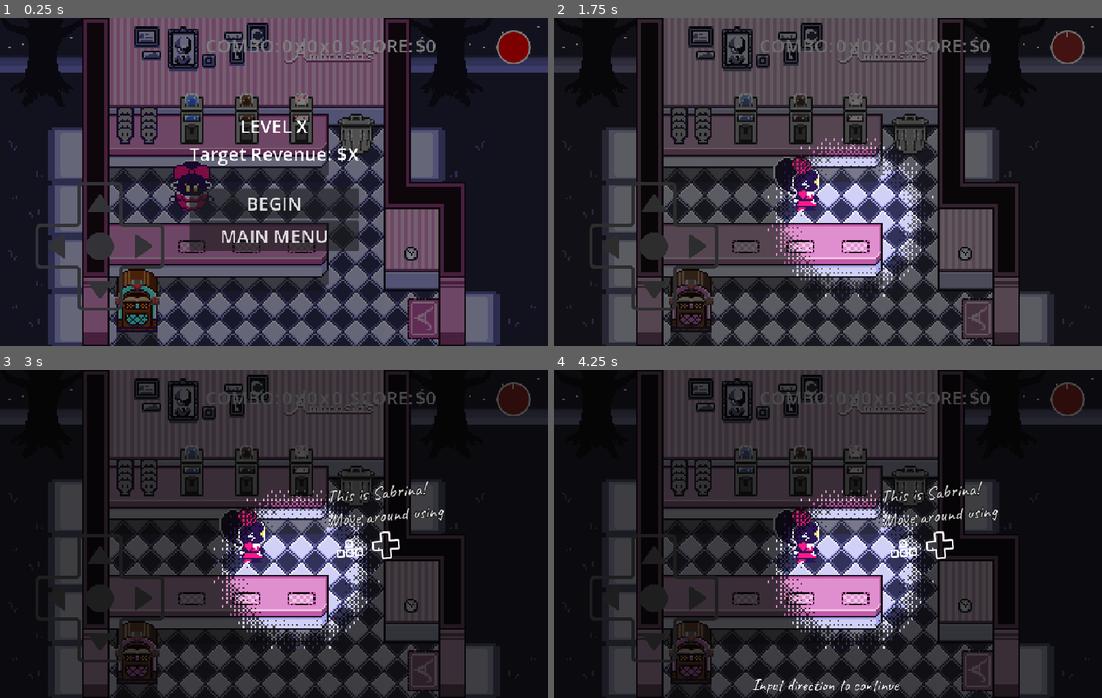
Above: before the commit, frames 1-4 (two rows, left to right).
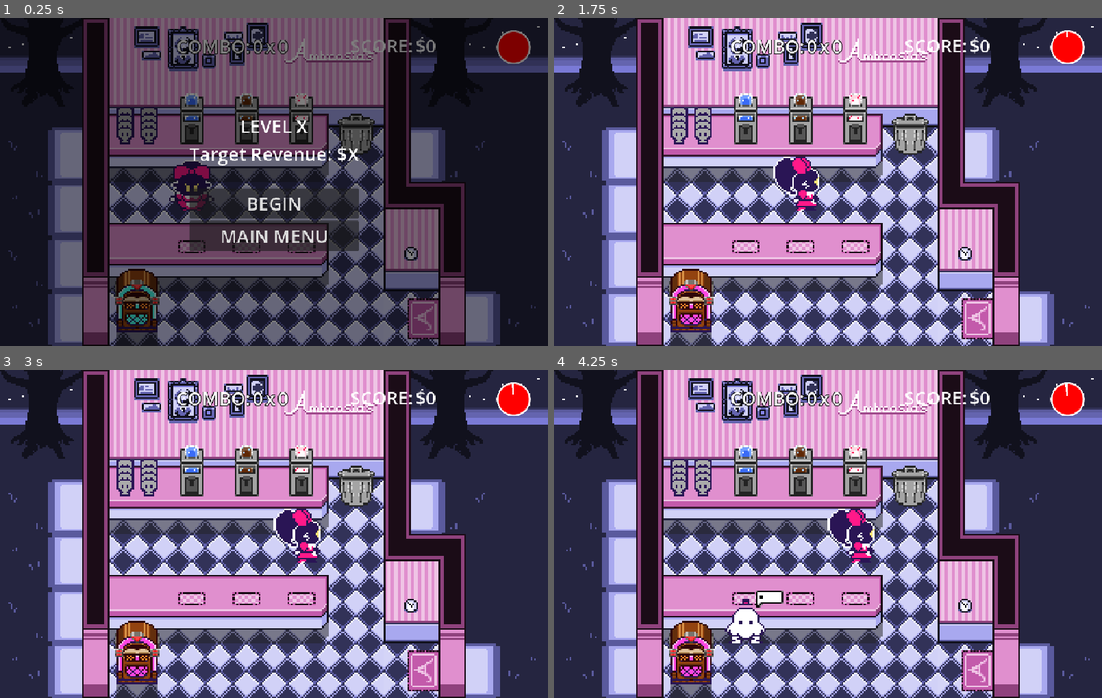
Above: after the commit, the same moments.

Repository: paperman5/godot-wild-95
Game: Godot game, scene res://map/levels/level_1.tscn
Same seed, same stepped clock (60 frames per second), same inputs: the game is played once before the commit and once after it.
Inputs (mouse positions are in pixels of both pictures, inside the frame that each line leads up to):
- Up to frame 1 (0.25 s): no input
- Up to frame 2 (1.75 s): click "BEGIN" at 0.5 s; tap Enter at 1.25 s; move the mouse to (948, 165) at 1.27 s; hold D (move_right) from 1.28 s (still down); click (948, 165) at 1.42 s
- Up to frame 3 (3 s): release D (move_right) at 2 s; drag from (164, 550) to (246, 599) at 2.02 s; tap Space at 2.75 s; move the mouse to (328, 461) at 2.77 s; hold D (move_right) from 2.78 s (still down)
- Up to frame 4 (4.25 s): release D (move_right) at 3.5 s; tap Enter at 3.5 s; drag from (800, 599) to (663, 484) at 3.52 s

The runs differ from the first frame. In frame 1, 2.1% of the frame differs, in the area x 6-63%, y 6-90%; in frame 2, 80%; in frame 3, 82%; in frame 4, 82%, in the area x 0-100%, y 0-100%.

Commit message:
Show combo text over customers

Diff:
--- /dev/null
+++ b/customer/combo_text.gd
@@ -0,0 +1,46 @@
+class_name ComboText
+extends RichTextLabel
+
+var shown_price := 0:
+	set(value):
+		shown_price = value
+		update_texts()
+		if is_instance_valid(price_text_timer) and value > 0:
+			price_text_timer.start(text_linger_time)
+var shown_bonus := 1.0:
+	set(value):
+		shown_bonus = value
+		update_texts()
+		if is_instance_valid(bonus_text_timer) and not is_equal_approx(value, 1.0):
+			bonus_text_timer.start(text_linger_time)
+var final := false
+var failed_order := false
+
+@export var text_linger_time := 2.0
+@export var matched_order_color := Color.WEB_GREEN
+@export var failed_order_color := Color.FIREBRICK
+@export var bonus_color := Color.GOLD
+
+@onready var price_text_timer := %PriceTextTimer as Timer
+@onready var bonus_text_timer := %BonusTextTimer as Timer
+
+func update_texts():
+	text = ""
+	if shown_price > 0:
+		var c := matched_order_color if not failed_order else failed_order_color
+		text = "[color=#%02x%02x%02x]$%d[/color]" % [c.r8, c.g8, c.b8, shown_price]
+	if not is_equal_approx(shown_bonus, 1.0):
+		var c := bonus_color
+		if text != "":
+			text += "\n"
+		text += "[color=#%02x%02x%02x]+%.2fx[/color]" % [c.r8, c.g8, c.b8, shown_bonus]
+	if final and text == "":
+		queue_free()
+
+
+func _on_price_text_timer_timeout() -> void:
+	shown_price = 0
+
+
+func _on_bonus_text_timer_timeout() -> void:
+	shown_bonus = 1.0
--- /dev/null
+++ b/customer/combo_text.tscn
@@ -0,0 +1,30 @@
+[gd_scene format=3 uid="uid://dj43dcocgbx0u"]
+
+[ext_resource type="Theme" uid="uid://55ic7fa2pnu2" path="res://misc/styles.tres" id="1_d8f3r"]
+[ext_resource type="Script" uid="uid://0mhdml8y2pd7" path="res://customer/combo_text.gd" id="2_ub42h"]
+
+[node name="ComboText" type="RichTextLabel" unique_id=1811031233]
+z_index = 10
+offset_left = -58.0
+offset_top = -56.0
+theme = ExtResource("1_d8f3r")
+theme_type_variation = &"CustomerCombo"
+bbcode_enabled = true
+text = "[color=gold]+$3[/color]
++1.25x"
+scroll_active = false
+horizontal_alignment = 2
+vertical_alignment = 2
+script = ExtResource("2_ub42h")
+metadata/_edit_lock_ = true
+
+[node name="PriceTextTimer" type="Timer" parent="." unique_id=1893099766 groups=["timers"]]
+unique_name_in_owner = true
+one_shot = true
+
+[node name="BonusTextTimer" type="Timer" parent="." unique_id=1637425865 groups=["timers"]]
+unique_name_in_owner = true
+one_shot = true
+
+[connection signal="timeout" from="PriceTextTimer" to="." method="_on_price_text_timer_timeout"]
+[connection signal="timeout" from="BonusTextTimer" to="." method="_on_bonus_text_timer_timeout"]
--- a/customer/customer.gd
+++ b/customer/customer.gd
@@ -26,6 +26,7 @@
 var thinking := true
 var eating := false
 var bonus := true
+var failed_order := false
 
 @export var customer_type := CustomerType.Nightwalker:
 	set(value):
@@ -51,6 +52,8 @@
 @onready var thinking_timer := %ThinkingTimer as Timer
 @onready var bonus_timer := %BonusTimer as Timer
 @onready var music_sync := %MusicSyncComponent as MusicSyncComponent
+@onready var combo_root := %ComboRoot as Node2D
+@onready var combo_text := %ComboText as ComboText
 
 func _ready() -> void:
 	if not Engine.is_editor_hint():
@@ -59,6 +62,7 @@
 		randomize_order()
 		thinking_bubble.show()
 		bubble_root.hide()
+		combo_text.text = ""
 		music_sync.advance_every_n_beats = 4
 		thinking_timer.start(think_time)
 		music_sync.starting_animation = anim_library_keys[customer_type] + "/idle_down"
@@ -97,32 +101,43 @@
 		return
 	var order_i = find_matching_order(order)
 	var matched = order_i >= 0
+	failed_order = failed_order or (not matched)
+	combo_text.failed_order = failed_order
 	served.emit(order, matched)
 	orders_given.append(order)
 	if not matched:
+		combo_text.shown_bonus = 1.0
 		if is_instance_of(order, IceCream) and wants_icecream():
 			for oi in range(len(orders_left)):
 				if is_instance_of(orders_left[oi], IceCream):
 					orders_left[oi].hide()
 					orders_left.remove_at(oi)
+					combo_text.shown_price += roundi(GameManager.level.ice_cream_score * GameManager.level.failed_order_multiplier)
 					break
 		elif is_instance_of(order, CookedFood) and wants_cooked_food():
 			for oi in range(len(orders_left)):
 				if is_instance_of(orders_left[oi], CookedFood):
 					orders_left[oi].hide()
 					orders_left.remove_at(oi)
+					combo_text.shown_price += roundi(GameManager.level.food_score * GameManager.level.failed_order_multiplier)
 					break
 	else:
+		if is_instance_of(orders_left[order_i], IceCream):
+			combo_text.shown_price += roundi(GameManager.level.ice_cream_score)
+		elif is_instance_of(orders_left[order_i], CookedFood):
+			combo_text.shown_price += roundi(GameManager.level.food_score)
+		if bonus:
+			combo_text.shown_bonus += GameManager.level.combo_bonus
 		orders_left[order_i].hide()
 		orders_left.remove_at(order_i)
 	if len(orders_left) <= 0:
-		# TODO: Check if all orders are correct
-		start_eating(true)
+		start_eating(not failed_order)
 	else:
 		bubble_fit_orders()
 
 func start_eating(_order_matched : bool):
-	order_bubble.hide()
+	bubble_root.hide()
+	thinking_bubble.hide()
 	music_sync.advance_every_n_beats = 1
 	eat_wait_timer.start(eat_wait_time)
 	eating = true
@@ -202,6 +217,11 @@
 
 func finished_eating():
 	left_seat.emit(orig_orders, bonus)
+	combo_text.final = true
+	var prev_pos := combo_root.global_position
+	combo_root.get_parent().remove_child(combo_root)
+	GameManager.level.add_child(combo_root)
+	combo_root.global_position = prev_pos
 	queue_free()
 
 func _on_thinking_timer_timeout():
--- a/customer/customer.tscn
+++ b/customer/customer.tscn
@@ -8,6 +8,7 @@
 [ext_resource type="Texture2D" uid="uid://dv5d13kmfdvth" path="res://customer/CustomerThinking.png" id="5_kyy7l"]
 [ext_resource type="Texture2D" uid="uid://bolreaaehah0j" path="res://customer/OrderBubble.png" id="6_cslmy"]
 [ext_resource type="Texture2D" uid="uid://t5gts47cv6e6" path="res://customer/OrderBubble_Tail.png" id="7_y5xyn"]
+[ext_resource type="PackedScene" uid="uid://dj43dcocgbx0u" path="res://customer/combo_text.tscn" id="9_p00no"]
 [ext_resource type="PackedScene" uid="uid://xidsrps2e7ya" path="res://misc/music_sync_component.tscn" id="9_wfglr"]
 
 [sub_resource type="Animation" id="Animation_f5n86"]
@@ -73,6 +74,18 @@
 "update": 0,
 "values": [Vector2(11, -27)]
 }
+tracks/5/type = "value"
+tracks/5/imported = false
+tracks/5/enabled = true
+tracks/5/path = NodePath("OrderBubble/ComboRoot:position")
+tracks/5/interp = 1
+tracks/5/loop_wrap = true
+tracks/5/keys = {
+"times": PackedFloat32Array(0),
+"transitions": PackedFloat32Array(1),
+"update": 0,
+"values": [Vector2(2, -18)]
+}
 
 [sub_resource type="AnimationLibrary" id="AnimationLibrary_tamf7"]
 _data = {
@@ -132,6 +145,18 @@
 "update": 0,
 "values": [Vector2(12, -34)]
 }
+tracks/4/type = "value"
+tracks/4/imported = false
+tracks/4/enabled = true
+tracks/4/path = NodePath("OrderBubble/ComboRoot:position")
+tracks/4/interp = 1
+tracks/4/loop_wrap = true
+tracks/4/keys = {
+"times": PackedFloat32Array(0),
+"transitions": PackedFloat32Array(1),
+"update": 0,
+"values": [Vector2(2, -27)]
+}
 
 [sub_resource type="Animation" id="Animation_86350"]
 resource_name = "idle_down"
@@ -227,6 +252,18 @@
 "update": 0,
 "values": [Vector2(13, -37)]
 }
+tracks/4/type = "value"
+tracks/4/imported = false
+tracks/4/enabled = true
+tracks/4/path = NodePath("OrderBubble/ComboRoot:position")
+tracks/4/interp = 1
+tracks/4/loop_wrap = true
+tracks/4/keys = {
+"times": PackedFloat32Array(0),
+"transitions": PackedFloat32Array(1),
+"update": 0,
+"values": [Vector2(2, -29)]
+}
 
 [sub_resource type="Animation" id="Animation_wfglr"]
 resource_name = "idle_down"
@@ -334,6 +371,18 @@
 "update": 0,
 "values": [Vector2(11, -27)]
 }
+tracks/5/type = "value"
+tracks/5/imported = false
+tracks/5/enabled = true
+tracks/5/path = NodePath("OrderBubble/ComboRoot:position")
+tracks/5/interp = 1
+tracks/5/loop_wrap = true
+tracks/5/keys = {
+"times": PackedFloat32Array(0),
+"transitions": PackedFloat32Array(1),
+"update": 0,
+"values": [Vector2(1, -20)]
+}
 
 [sub_resource type="Animation" id="Animation_cslmy"]
 resource_name = "idle_down"
@@ -428,6 +477,18 @@
 "transitions": PackedFloat32Array(1),
 "update": 0,
 "values": [Vector2(13, -40)]
+}
+tracks/4/type = "value"
+tracks/4/imported = false
+tracks/4/enabled = true
+tracks/4/path = NodePath("OrderBubble/ComboRoot:position")
+tracks/4/interp = 1
+tracks/4/loop_wrap = true
+tracks/4/keys = {
+"times": PackedFloat32Array(0),
+"transitions": PackedFloat32Array(1),
+"update": 0,
+"values": [Vector2(3, -32)]
 }
 
 [sub_resource type="Animation" id="Animation_tx8pg"]
@@ -548,7 +609,7 @@
 
 [node name="BubbleNinePatch" type="NinePatchRect" parent="OrderBubble/BubbleRoot" unique_id=998653209]
 unique_name_in_owner = true
-z_index = -1
+z_index = 1
 anchors_preset = -1
 offset_left = -8.0
 offset_top = -15.0
@@ -564,10 +625,18 @@
 
 [node name="BubbleTail" type="Sprite2D" parent="OrderBubble/BubbleRoot" unique_id=783858799]
 unique_name_in_owner = true
+z_index = 2
 texture = ExtResource("7_y5xyn")
 offset = Vector2(-3, 4)
 metadata/_edit_lock_ = true
 
+[node name="ComboRoot" type="Marker2D" parent="OrderBubble" unique_id=879893635]
+unique_name_in_owner = true
+position = Vector2(2, -18)
+
+[node name="ComboText" parent="OrderBubble/ComboRoot" unique_id=1811031233 instance=ExtResource("9_p00no")]
+unique_name_in_owner = true
+
 [node name="EatWaitTimer" type="Timer" parent="." unique_id=1888844217 groups=["timers"]]
 unique_name_in_owner = true
 one_shot = true
--- a/food/ice_cream.tscn
+++ b/food/ice_cream.tscn
@@ -14,6 +14,7 @@
 shader_parameter/rainbow = false
 
 [node name="IceCream" type="Node2D" unique_id=24763253 node_paths=PackedStringArray("stack_pos") groups=["food"]]
+z_index = 3
 script = ExtResource("2_on6e3")
 stack_pos = NodePath("Stack0")
 
--- a/game/game_ui.gd
+++ b/game/game_ui.gd
@@ -12,8 +12,8 @@
 	if OS.has_feature("web_android") or OS.has_feature("web_ios"):
 		dpad.show()
 	else:
-		dpad.show()
-		#dpad.hide()
+		#dpad.show()
+		dpad.hide()
 
 func set_money(value):
 	money_label.text = "$" + str(value)
--- a/game/game_ui.tscn
+++ b/game/game_ui.tscn
@@ -75,26 +75,29 @@
 anchors_preset = -1
 anchor_left = 0.5
 anchor_right = 0.5
-offset_left = -96.0
-offset_top = 22.0
-offset_right = 96.0
-offset_bottom = 76.0
+offset_left = -171.0
+offset_top = 23.0
+offset_right = 69.0
+offset_bottom = 77.0
 grow_horizontal = 2
 size_flags_vertical = 4
 
 [node name="Label" type="Label" parent="HBoxContainer" unique_id=192875762]
 layout_mode = 2
+theme_override_constants/outline_size = 6
 theme_override_font_sizes/font_size = 32
 text = "COMBO:"
 
 [node name="ComboBase" type="Label" parent="HBoxContainer" unique_id=2025984724]
 unique_name_in_owner = true
 layout_mode = 2
+theme_override_constants/outline_size = 6
 theme_override_font_sizes/font_size = 32
 text = "0"
 
 [node name="Label2" type="Label" parent="HBoxContainer" unique_id=1964453741]
 layout_mode = 2
+theme_override_constants/outline_size = 6
 theme_override_font_sizes/font_size = 32
 text = "x"
 vertical_alignment = 1
@@ -102,18 +105,7 @@
 [node name="ComboMult" type="Label" parent="HBoxContainer" unique_id=1339755128]
 unique_name_in_owner = true
 layout_mode = 2
-theme_override_font_sizes/font_size = 32
-text = "0"
-
-[node name="Label3" type="Label" parent="HBoxContainer" unique_id=1558673512]
-layout_mode = 2
-theme_override_font_sizes/font_size = 32
-text = "x"
-vertical_alignment = 1
-
-[node name="ComboMult2" type="Label" parent="HBoxContainer" unique_id=225103234]
-unique_name_in_owner = true
-layout_mode = 2
+theme_override_constants/outline_size = 6
 theme_override_font_sizes/font_size = 32
 text = "0"
 
--- a/game/tutorial_manager.gd
+++ b/game/tutorial_manager.gd
@@ -17,7 +17,7 @@
 var tutorial_active := false
 # NEED TO KEEP A REFERENCE SO THE SCRIPT DOESN'T GET DEREFERENCED AND FAIL
 var current_tutorial : TutorialScript
-var skip_tutorials := false
+var skip_tutorials := true
 
 # Called when the node enters the scene tree for the first time.
 func _ready() -> void:
--- a/map/levels/level_3.tscn
+++ b/map/levels/level_3.tscn
@@ -11,7 +11,7 @@
 [ext_resource type="PackedScene" uid="uid://dp4apy3l6khat" path="res://map/counter.tscn" id="7_engu6"]
 
 [node name="Level3" unique_id=594946845 instance=ExtResource("1_3dnot")]
-customer_food_chance = 0.25
+customer_food_chance = 1.0
 music = ExtResource("2_sc5sv")
 
 [node name="Floor" type="TileMapLayer" parent="." index="0" unique_id=1684205611]
--- a/misc/styles.tres
+++ b/misc/styles.tres
@@ -1,8 +1,18 @@
 [gd_resource type="Theme" format=3 uid="uid://55ic7fa2pnu2"]
 
+[ext_resource type="FontFile" uid="uid://vbsvuc7d43s5" path="res://font/hope_gold.ttf" id="1_hec11"]
 [ext_resource type="FontFile" uid="uid://ccxkmgxlnhemk" path="res://font/Caveat-VariableFont_wght.ttf" id="1_hijok"]
 
 [resource]
+CustomerCombo/base_type = &"RichTextLabel"
+CustomerCombo/colors/default_color = Color(0, 0.5176471, 0, 1)
+CustomerCombo/colors/font_outline_color = Color(1, 1, 1, 1)
+CustomerCombo/colors/font_shadow_color = Color(0, 0, 0, 1)
+CustomerCombo/constants/line_separation = -3
+CustomerCombo/constants/outline_size = 3
+CustomerCombo/constants/shadow_outline_size = 2
+CustomerCombo/font_sizes/normal_font_size = 18
+CustomerCombo/fonts/normal_font = ExtResource("1_hec11")
 TutorialText/base_type = &"RichTextLabel"
 TutorialText/constants/outline_size = 5
 TutorialText/font_sizes/normal_font_size = 32
Not shown, added: customer/combo_text.gd.uid
Binary file added: font/hope_gold.ttf
Not shown, added: font/hope_gold.ttf.import
